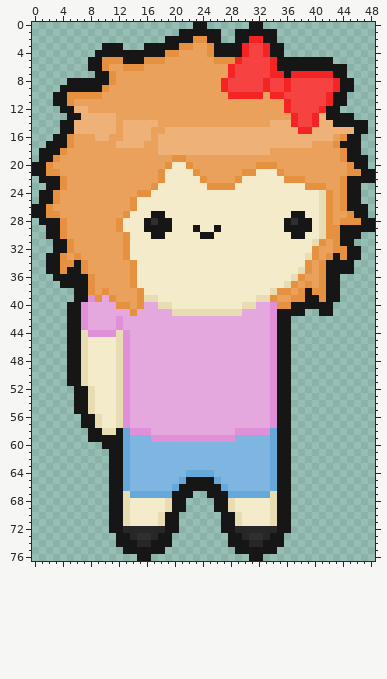
File history of a sprite sheet, Sprites/Actors/SmolSayori/SmolSayoriStill.png. Above is the file before it was changed.
The file is 49x77 pixels. Colours within 5 levels of each other are drawn and written as one.
New version:
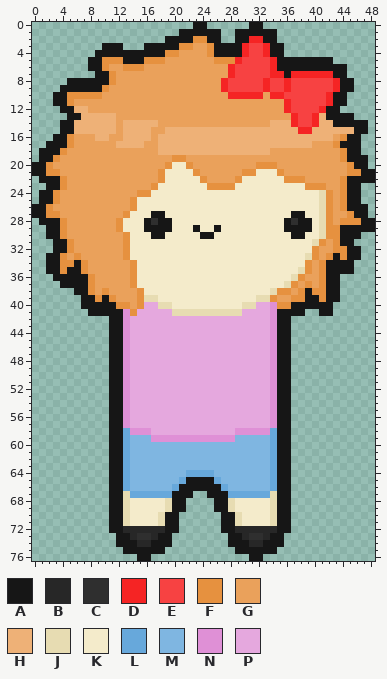
Palette (. is transparent): A #161616  B #272727  C #2f2f2f  D #f52424  E #f74242  F #e6913f  G #eaa15b  H #eeb177  J #e7dcb2  K #f4ebcb  L #67a8db  M #7fb6e1  N #df90d6  P #e5a8de
Difference:
y 39: x 6 A -> .; x 8 N -> A; x 10 P -> A
y 40: x 5..11 AANPPPP -> ..AAAAA
y 41: x 5..13 AANPPPPPP -> ...AAAAAN
y 42..43: x 5..13 AANPPPPNP -> ......AAN
y 44: x 5..12 AAJNNNNJ -> ......AA
y 45..51: x 5..12 AAJKKKKJ -> ......AA
y 52..55: x 6..12 AAJKKKJ -> .....AA
y 56..57: x 7..12 AAJKKJ -> ....AA
y 58: x 8..11 AAJJ -> ...A
y 59: x 8..10 AAA -> ...
y 60: x 10 A -> .
Where, in picture pixels (left, top, right, bottom), the same in both pictures:
changed: (67, 295, 130, 449)
